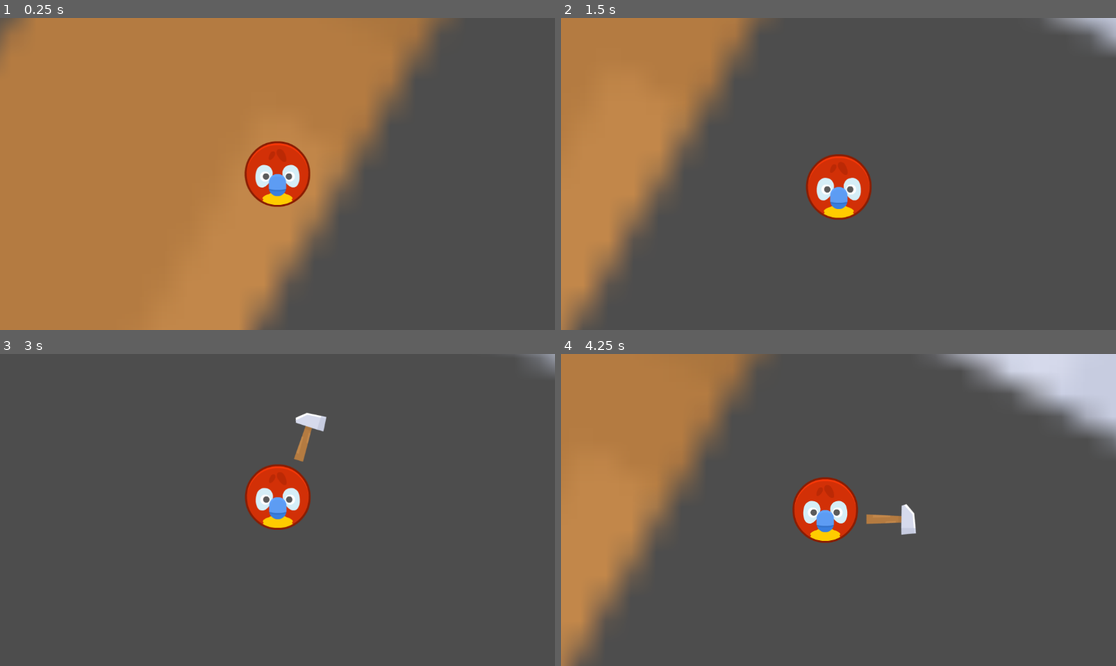
Above: before the commit, frames 1-4 (two rows, left to right).
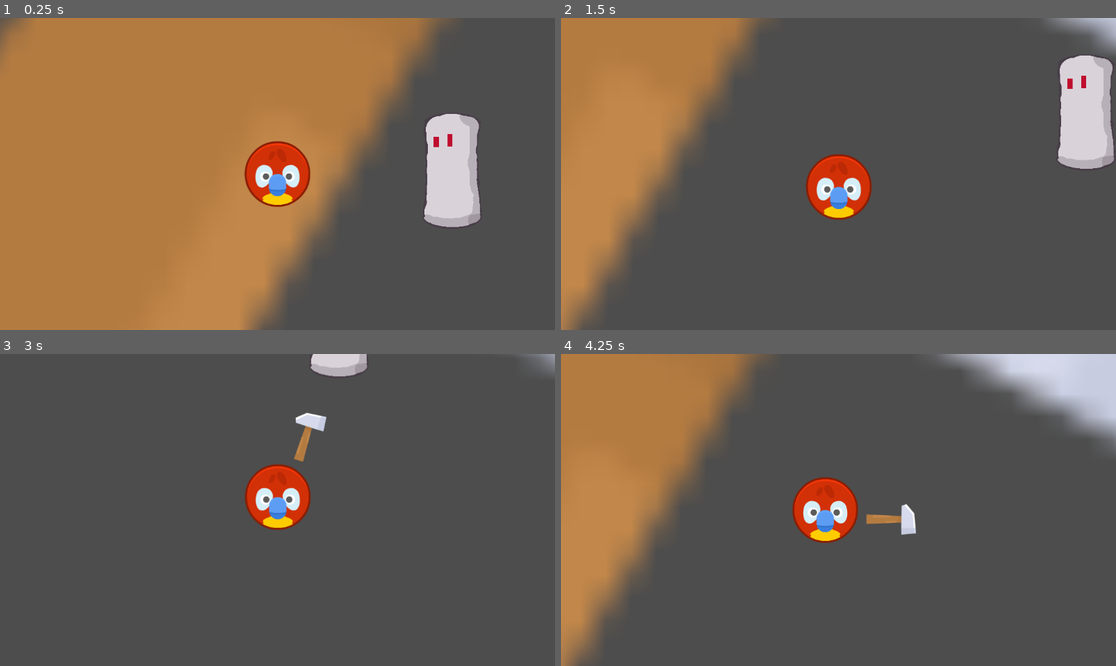
Above: after the commit, the same moments.

Repository: PixelQuester/Beans
Game: Godot game, scene res://main.tscn
Same seed, same stepped clock (60 frames per second), same inputs: the game is played once before the commit and once after it.
Inputs (mouse positions are in pixels of both pictures, inside the frame that each line leads up to):
- Up to frame 1 (0.25 s): no input
- Up to frame 2 (1.5 s): tap Enter (ui_accept) at 0.5, 0.77 s; move the mouse to (960, 158) at 0.52 s; hold Right (ui_right) 0.53-1.28 s; move the mouse to (727, 189) at 1.27 s; hold Down (ui_down) from 1.28 s (still down)
- Up to frame 3 (3 s): tap Enter (ui_accept) at 1.52, 2.75 s; move the mouse to (333, 441) at 2.02 s; release Down (ui_down) at 2.03 s; hold Right (ui_right) 2.03-2.78 s; move the mouse to (249, 572) at 2.77 s; hold Up (ui_up) from 2.78 s (still down)
- Up to frame 4 (4.25 s): tap Enter (ui_accept) at 3.02, 3.77 s; move the mouse to (1005, 556) at 3.52 s; release Up (ui_up) at 3.53 s; hold Left (ui_left) from 3.53 s (still down)

The runs differ from the first frame. In frame 1, 3.2% of the frame differs, in the area x 76-87%, y 30-68%; in frame 2, 3.3%, in the area x 89-100%, y 12-49%; in frame 3, 0.7%; in frame 4, nothing differs.

Commit message:
KO
Parrot Wins

Diff:
--- a/Player.gd
+++ b/Player.gd
@@ -1,6 +1,8 @@
 extends CharacterBody2D
 
 @export var speed : float = 600.0
+
+@export var weapon_strength : float = 500.0
 
 var is_attacking := false
 
@@ -21,6 +23,10 @@
 
 	if is_attacking:
 		$Weapon.show()
+		for body in $Weapon/Area2D.get_overlapping_bodies():
+			if body.has_method("knockback"):
+				print("WHAM")
+				body.knockback(global_position, weapon_strength)
 	else:
 		$Weapon.rotation = (get_global_mouse_position()-global_position).angle() + PI/4
 		$Weapon.hide()
--- a/Player.tscn
+++ b/Player.tscn
@@ -8,7 +8,7 @@
 radius = 64.0
 
 [sub_resource type="RectangleShape2D" id="RectangleShape2D_1if7h"]
-size = Vector2(16.0117, 10.7511)
+size = Vector2(15.9899, 7.85703)
 
 [node name="Player" type="CharacterBody2D"]
 script = ExtResource("1_x070g")
@@ -28,7 +28,9 @@
 [node name="Area2D" type="Area2D" parent="Weapon"]
 
 [node name="CollisionShape2D" type="CollisionShape2D" parent="Weapon/Area2D"]
-position = Vector2(88, -121)
+position = Vector2(88.0604, -109.772)
 rotation = 0.539902
 scale = Vector2(4.8053, 14.0111)
 shape = SubResource("RectangleShape2D_1if7h")
+
+[connection signal="body_entered" from="Weapon/Area2D" to="." method="_on_area_2d_body_entered"]
--- a/main.tscn
+++ b/main.tscn
@@ -1,7 +1,8 @@
-[gd_scene load_steps=3 format=3 uid="uid://23g28ok4hotl"]
+[gd_scene load_steps=4 format=3 uid="uid://b3yhsvuxrditq"]
 
-[ext_resource type="PackedScene" path="res://Player.tscn" id="1_m73nc"]
+[ext_resource type="PackedScene" uid="uid://cd254kseptusr" path="res://Player.tscn" id="1_m73nc"]
 [ext_resource type="Texture2D" uid="uid://cto3d3bcklv5r" path="res://hammer_silver.png" id="2_yai2n"]
+[ext_resource type="PackedScene" uid="uid://phwgfpisetjs" path="res://punchingbag.tscn" id="3_foyu8"]
 
 [node name="Main" type="Node2D"]
 
@@ -15,3 +16,7 @@
 [node name="Camera2D" type="Camera2D" parent="Player"]
 position_smoothing_enabled = true
 position_smoothing_speed = 16.0
+
+[node name="Punchingbag" parent="." instance=ExtResource("3_foyu8")]
+position = Vector2(363, -12)
+gravity_scale = 0.0
--- /dev/null
+++ b/punchingbag.gd
@@ -0,0 +1,15 @@
+extends RigidBody2D
+
+
+# Called when the node enters the scene tree for the first time.
+func _ready():
+	pass # Replace with function body.
+
+
+# Called every frame. 'delta' is the elapsed time since the previous frame.
+func _process(delta):
+	linear_velocity *= 0.95
+
+func knockback(other_position, strength):
+	var direction : Vector2 = (global_position - other_position).normalized()
+	linear_velocity += direction * strength
--- a/punchingbag.tscn
+++ b/punchingbag.tscn
@@ -1,6 +1,7 @@
-[gd_scene load_steps=4 format=3 uid="uid://hlttp6pinbtr"]
+[gd_scene load_steps=5 format=3 uid="uid://phwgfpisetjs"]
 
 [ext_resource type="Texture2D" uid="uid://bpgwm5ci33gcd" path="res://punchingbag.png" id="1_0xqhn"]
+[ext_resource type="Script" path="res://punchingbag.gd" id="1_yb316"]
 
 [sub_resource type="CapsuleShape2D" id="CapsuleShape2D_cxr20"]
 
@@ -16,6 +17,7 @@
 }]
 
 [node name="Punchingbag" type="RigidBody2D"]
+script = ExtResource("1_yb316")
 
 [node name="CollisionShape2D" type="CollisionShape2D" parent="."]
 scale = Vector2(7.41234, 8.19035)
Not shown: 1 places in Player.tscn that only renumber resources
